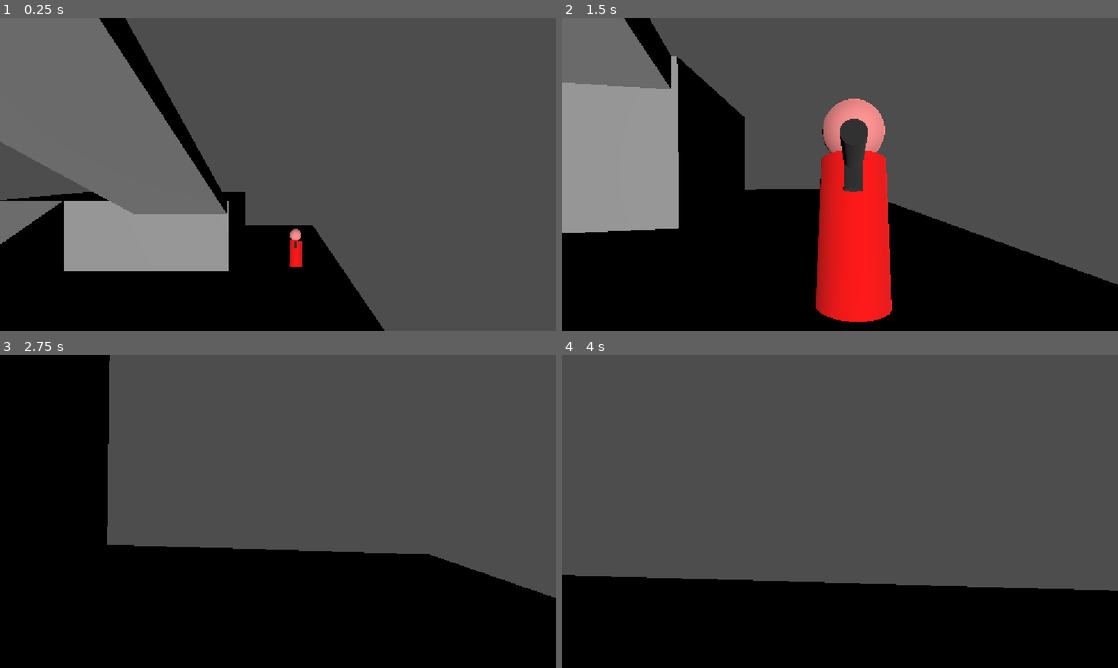
Above: before the commit, frames 1-4 (two rows, left to right).
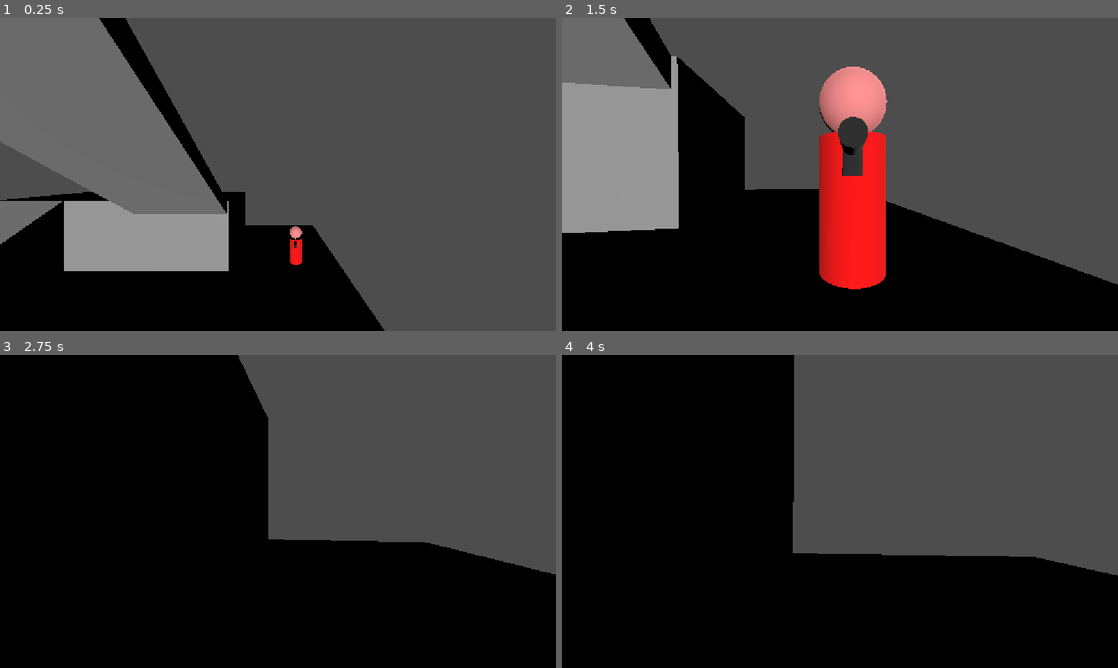
Above: after the commit, the same moments.

Repository: tmrupp/LD60
Game: Godot game, scene res://scenes/tom.tscn
The game is run twice, just before and just after one commit, with the same random seed, the same clock (stepped at 60 frames per second) and the same inputs. This scene is started directly instead of the project's main scene.
Inputs (mouse positions are in pixels of both pictures, inside the frame that each line leads up to):
- Up to frame 1 (0.25 s): no input
- Up to frame 2 (1.5 s): tap Enter at 0.5 s; move the mouse to (834, 180) at 0.52 s; press the mouse at (834, 180) at 0.53 s; hold W (forward) from 0.53 s (still down); tap Space (jump) at 0.77 s; move the mouse to (878, 177) at 1.27 s; release the mouse at (878, 177) at 1.28 s; click (878, 177) at 1.35 s
- Up to frame 3 (2.75 s): keep holding W (forward); tap Space (jump) at 1.52 s; move the mouse to (233, 508) at 2.02 s; press the mouse at (233, 508) at 2.03 s
- Up to frame 4 (4 s): move the mouse to (845, 511) at 2.77 s; release W (forward) at 2.78 s; release the mouse at (845, 511) at 2.78 s; hold A (left) 2.78-3.53 s; click (845, 511) at 2.85 s; tap Space (jump) at 3.02, 3.77 s; move the mouse to (817, 505) at 3.52 s; press the mouse at (817, 505) at 3.53 s; hold W (forward) from 3.53 s (still down)

The runs differ from the first frame. In frame 1, less than 0.1% of the frame differs, in the area x 52-55%, y 66-80%; in frame 2, 4.1%; in frame 3, 19%; in frame 4, 35%, in the area x 0-100%, y 0-76%.

Commit message:
bottles bounce and guns can be shot out of hand!

Diff:
--- a/scenes/bottle.tscn
+++ b/scenes/bottle.tscn
@@ -2,6 +2,7 @@
 
 [ext_resource type="Script" uid="uid://cypqo0kabkat3" path="res://scripts/bottle.gd" id="1_724mw"]
 [ext_resource type="AudioStream" uid="uid://dumkhgfsrspj1" path="res://glass_hit.wav" id="2_qr18b"]
+[ext_resource type="PackedScene" uid="uid://qj6nxj26wqfy" path="res://scenes/bouncable.tscn" id="3_emwc0"]
 
 [sub_resource type="CylinderShape3D" id="CylinderShape3D_eav63"]
 height = 0.3
@@ -29,7 +30,7 @@
 bottom_radius = 0.05
 height = 0.2
 
-[node name="bottle" type="StaticBody3D" unique_id=766422023]
+[node name="bottle" type="RigidBody3D" unique_id=52557154]
 script = ExtResource("1_724mw")
 
 [node name="CollisionShape3D" type="CollisionShape3D" parent="." unique_id=679438603]
@@ -48,3 +49,5 @@
 
 [node name="BreakSFX" type="AudioStreamPlayer" parent="." unique_id=1819985776]
 stream = ExtResource("2_qr18b")
+
+[node name="Bouncable" parent="." unique_id=1353496270 instance=ExtResource("3_emwc0")]
--- /dev/null
+++ b/scenes/bouncable.tscn
@@ -0,0 +1,6 @@
+[gd_scene format=3 uid="uid://qj6nxj26wqfy"]
+
+[ext_resource type="Script" uid="uid://byl30dxkg2vuk" path="res://scripts/bouncable.gd" id="1_hqj0m"]
+
+[node name="Bouncable" type="Node" unique_id=1353496270]
+script = ExtResource("1_hqj0m")
--- a/scenes/enemy.tscn
+++ b/scenes/enemy.tscn
@@ -34,6 +34,7 @@
 
 [node name="Gun" parent="." unique_id=1767836 instance=ExtResource("2_md0e3")]
 transform = Transform3D(0.12, 0, 0, 0, 0.12, 0, 0, 0, 0.12, 0, 0.34, -0.315)
+sleeping = true
 
 [node name="NavigationAgent3D" type="NavigationAgent3D" parent="." unique_id=1965811864]
 avoidance_enabled = true
--- a/scenes/fps_test.tscn
+++ b/scenes/fps_test.tscn
@@ -5,6 +5,7 @@
 [ext_resource type="PackedScene" uid="uid://b24gcksf13ljw" path="res://scenes/bottle.tscn" id="4_5kees"]
 [ext_resource type="PackedScene" uid="uid://cjbk8753ikjf3" path="res://scenes/real_player.tscn" id="4_v3wg6"]
 [ext_resource type="Material" uid="uid://dofq1rnpcr2ux" path="res://countdown_spinner.tres" id="6_v3wg6"]
+[ext_resource type="Script" uid="uid://ctjbb0th27fb5" path="res://scripts/spawner.gd" id="7_0dqvb"]
 [ext_resource type="PackedScene" uid="uid://uv20w0ekd2ym" path="res://scenes/enemy.tscn" id="7_16jfv"]
 
 [sub_resource type="BoxShape3D" id="BoxShape3D_0dqvb"]
@@ -20,8 +21,8 @@
 size = Vector2(10, 10)
 
 [sub_resource type="NavigationMesh" id="NavigationMesh_dbsie"]
-vertices = PackedVector3Array(-19.250004, 0.5, -2.000002, -4 …(1016 unchanged characters)… 2.249998, -1.0000038, 0.5, 2.749998, 13.749996, 0.5, 14.749998, 13.749996, 0.5, 19.499998, 19.249996, 0.5, 19.499998, 3.9999962, 0.5, 1.2499981, 10.249996, 0.5, 14.749998, -1.0000038, 0.5, 4.249998, 12.749996, 2.25, 19.499998, 12.749996, 2.25, 15.499998, 10.249996, 0.75, 15.499998, -2.2500038, 0.5, 19.499998, 8.659088, 0.5, 19.499998, 11.38636, 1.25, 19.499998, 3.7499962, 0.5, 1.7499981, …(163 unchanged characters)…
-polygons = [PackedInt32Array(1, 0, 2), PackedInt32Array(2, 0 …(1251 unchanged characters)… t32Array(44, 38, 35), PackedInt32Array(45, 50, 46), PackedInt32Array(46, 50, 47), PackedInt32Array(47, 50, 49), PackedI …(472 unchanged characters)…
+vertices = PackedVector3Array(-19.250004, 0.5, -2.000002, -4 …(1016 unchanged characters)… 2.249998, -1.0000038, 0.5, 2.749998, 13.499996, 0.5, 14.749998, 13.499996, 0.5, 19.499998, 19.249996, 0.5, 19.499998, 3.9999962, 0.5, 1.2499981, 10.249996, 0.5, 14.749998, -1.0000038, 0.5, 4.249998, 12.749996, 2.25, 19.499998, 12.749996, 2.25, 15.499998, 10.249996, 0.75, 15.499998, -2.2500038, 0.5, 19.499998, 8.659088, 0.5, 19.499998, 10.022724, 0.75, 19.499998, 3.7499962, 0.5, 1.7499981, …(163 unchanged characters)…
+polygons = [PackedInt32Array(1, 0, 2), PackedInt32Array(2, 0 …(1251 unchanged characters)… t32Array(44, 38, 35), PackedInt32Array(46, 45, 47), PackedInt32Array(47, 45, 50), PackedInt32Array(47, 50, 49), PackedI …(472 unchanged characters)…
 
 [sub_resource type="BoxShape3D" id="BoxShape3D_16jfv"]
 size = Vector3(10, 0.5, 10)
@@ -46,7 +47,10 @@
 sky = SubResource("Sky_m13n5")
 glow_enabled = true
 
-[node name="Node3D" type="Node3D" unique_id=1812552037]
+[sub_resource type="StandardMaterial3D" id="StandardMaterial3D_dbsie"]
+albedo_color = Color(0.07, 0.07, 0.07, 1)
+
+[node name="Main" type="Node3D" unique_id=1812552037]
 
 [node name="Ceiling" type="StaticBody3D" parent="." unique_id=466505929]
 transform = Transform3D(-1, -1.509958e-07, 0, 1.509958e-07, -1, 0, 0, 0, 1, 0, 5, 0)
@@ -207,6 +211,7 @@
 
 [node name="Player" parent="." unique_id=1165423411 instance=ExtResource("4_v3wg6")]
 transform = Transform3D(1, 0, 0, 0, 1, 0, 0, 0, 1, 0, 0.5, 0)
+floor_constant_speed = true
 safe_margin = 0.01
 
 [node name="Enemy" parent="." unique_id=825712085 instance=ExtResource("7_16jfv")]
@@ -268,3 +273,9 @@
 material = ExtResource("6_v3wg6")
 layout_mode = 2
 texture = ExtResource("1_dd8sg")
+
+[node name="Spawner" type="CSGBox3D" parent="." unique_id=418571448]
+transform = Transform3D(1, 0, 0, 0, 1, 0, 0, 0, 1, -13.007553, 1.2173085, 15.112506)
+size = Vector3(3, 3, 3)
+material = SubResource("StandardMaterial3D_dbsie")
+script = ExtResource("7_0dqvb")
--- a/scenes/gun.tscn
+++ b/scenes/gun.tscn
@@ -1,4 +1,9 @@
 [gd_scene format=3 uid="uid://0mmgjq7gury5"]
+
+[ext_resource type="PackedScene" uid="uid://qj6nxj26wqfy" path="res://scenes/bouncable.tscn" id="1_x77fm"]
+
+[sub_resource type="BoxShape3D" id="BoxShape3D_jkc6a"]
+size = Vector3(1, 2, 3)
 
 [sub_resource type="StandardMaterial3D" id="StandardMaterial3D_7p1mj"]
 albedo_color = Color(0.38, 0.38, 0.38, 1)
@@ -7,9 +12,25 @@
 [sub_resource type="CylinderMesh" id="CylinderMesh_dbsie"]
 material = SubResource("StandardMaterial3D_7p1mj")
 
-[node name="Gun" type="MeshInstance3D" unique_id=1767836]
-mesh = SubResource("CylinderMesh_dbsie")
+[sub_resource type="StandardMaterial3D" id="StandardMaterial3D_0u1y2"]
+albedo_color = Color(0.38, 0.38, 0.38, 1)
+metallic = 1.0
+
+[sub_resource type="CylinderMesh" id="CylinderMesh_jkc6a"]
+material = SubResource("StandardMaterial3D_0u1y2")
+
+[node name="Gun" type="RigidBody3D" unique_id=1829790528]
+sleeping = true
+
+[node name="Bouncable" parent="." unique_id=1353496270 instance=ExtResource("1_x77fm")]
+
+[node name="CollisionShape3D2" type="CollisionShape3D" parent="." unique_id=1072870561]
+transform = Transform3D(1, 0, 0, 0, 1, 0, 0, 0, 1, 0, -0.028717041, -1.4228516)
+shape = SubResource("BoxShape3D_jkc6a")
 
 [node name="MeshInstance3D4" type="MeshInstance3D" parent="." unique_id=1455734792]
 transform = Transform3D(1, 0, 0, 0, -8.742278e-08, 1, 0, -2, -4.371139e-08, 0, 0.5, -1.5)
 mesh = SubResource("CylinderMesh_dbsie")
+
+[node name="MeshInstance3D" type="MeshInstance3D" parent="." unique_id=1761005283]
+mesh = SubResource("CylinderMesh_jkc6a")
--- /dev/null
+++ b/scripts/bouncable.gd
@@ -0,0 +1,11 @@
+extends Node
+
+@onready var body: RigidBody3D = $".."
+
+@onready var main = $"/root/Main"
+
+func bounce (bullet):
+	print("bounce from transform:", bullet)
+	#body.apply_force()
+	body.reparent(main)
+	body.apply_impulse(bullet.basis.z, bullet.global_position)
--- a/scripts/bullet.gd
+++ b/scripts/bullet.gd
@@ -26,6 +26,10 @@
 			basis = basis.orthonormalized()
 
 		if event.is_action_pressed("shoot"):
+			if body.has_node("Bouncable"):
+				var bouncable = body.get_node("Bouncable")
+				bouncable.bounce(self)
+				print("shot a bouncable")
 			flying = true
 
 	if event is InputEventKey and event.pressed and event.keycode == KEY_ESCAPE:
@@ -34,10 +38,12 @@
 		elif Input.mouse_mode == Input.MOUSE_MODE_VISIBLE:
 			Input.mouse_mode = Input.MOUSE_MODE_CAPTURED
 
+var body
 func _on_body_entered(other : Node3D):
 	if ignore_collision != null and other == ignore_collision:
 		return
 	print("body entered: ", other.name)
+	body = other
 	flying = false
 
 	ignore_collision = other
--- a/scripts/enemy.gd
+++ b/scripts/enemy.gd
@@ -26,25 +26,39 @@
 	$GunRange.connect("body_entered", _range_entered)
 	$GunRange.connect("body_exited", _range_exited)
 
+	if $GunRange.has_overlapping_bodies() and player in $GunRange.get_overlapping_bodies():
+		_range_entered(player)
+
+
+func _gun_hit ():
+	pass
+
 func set_movement_target(movement_target: Vector3):
 	navigation_agent.set_target_position(movement_target)
 
-func _physics_process(_delta):
-	look_at(player.position, Vector3.UP)
+func _physics_process(delta):
+	# Apply gravity so the enemy stays grounded.
+	if not is_on_floor():
+		velocity += get_gravity() * delta
+
+	# Face the player, but only rotate horizontally.
+	var face_target: Vector3 = player.global_position
+	face_target.y = global_position.y
+	if global_position.distance_to(face_target) > 0.01:
+		look_at(face_target, Vector3.UP)
+
+	var horizontal_velocity: Vector3 = Vector3.ZERO
 	if not shooting:
-		set_movement_target(player.position)
+		set_movement_target(player.global_position)
 		# Do not query when the map has never synchronized and is empty.
-		if NavigationServer3D.map_get_iteration_id(navigation_agent.get_navigation_map()) == 0:
-			return
-		if navigation_agent.is_navigation_finished():
-			return
+		var map_ready: bool = NavigationServer3D.map_get_iteration_id(navigation_agent.get_navigation_map()) != 0
+		if map_ready and not navigation_agent.is_navigation_finished():
+			var next_path_position: Vector3 = navigation_agent.get_next_path_position()
+			horizontal_velocity = global_position.direction_to(next_path_position) * movement_speed
 
-		var next_path_position: Vector3 = navigation_agent.get_next_path_position()
-		var new_velocity: Vector3 = global_position.direction_to(next_path_position) * movement_speed
-		if navigation_agent.avoidance_enabled:
-			navigation_agent.set_velocity(new_velocity)
-		else:
-			_on_velocity_computed(new_velocity)
+	velocity.x = horizontal_velocity.x
+	velocity.z = horizontal_velocity.z
+	move_and_slide()
 
 func _on_velocity_computed(safe_velocity: Vector3):
 	velocity = safe_velocity
--- /dev/null
+++ b/scripts/spawner.gd
@@ -0,0 +1,18 @@
+extends CSGBox3D
+
+@onready var enemy_prefab = "res://scenes/enemy.tscn"
+var spawn_rate = 10.0
+@onready var main = $".."
+
+@onready var timer = Timer.new()
+
+func _spawn_enemy ():
+	var enemy = load(enemy_prefab).instantiate()
+	main.add_child(enemy)
+	enemy.position = position
+
+func _ready() -> void:
+	add_child.call_deferred(timer)
+	timer.wait_time = spawn_rate
+	timer.timeout.connect(_spawn_enemy)
+	timer.start.call_deferred()
Not shown, added: scripts/bouncable.gd.uid
Not shown, added: scripts/spawner.gd.uid
